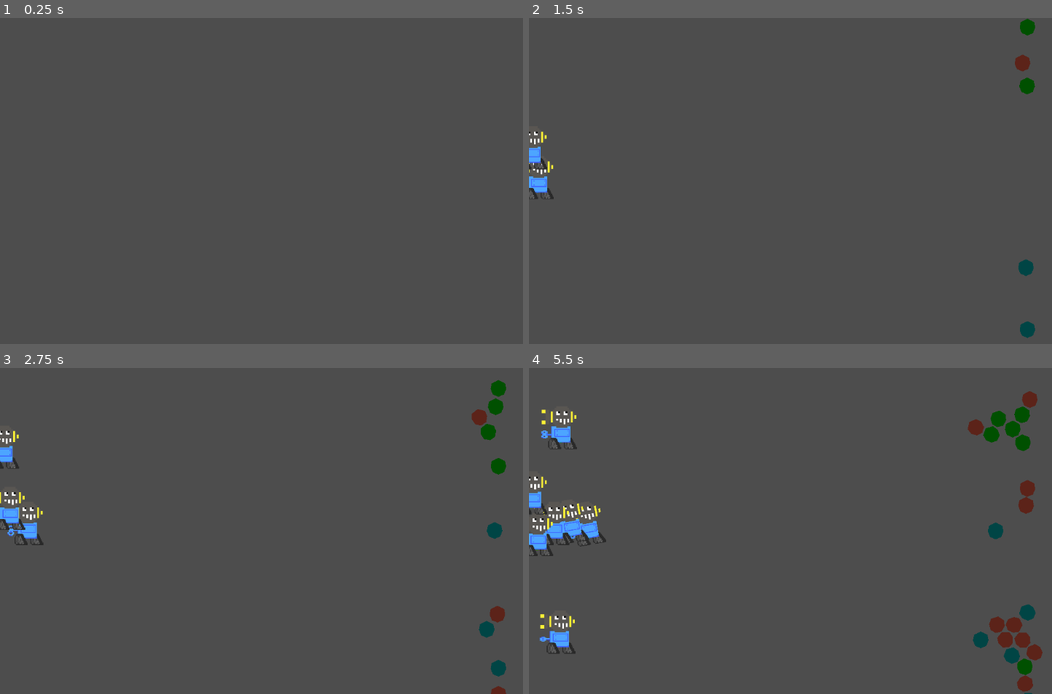
Above: before the commit, frames 1-4 (two rows, left to right).
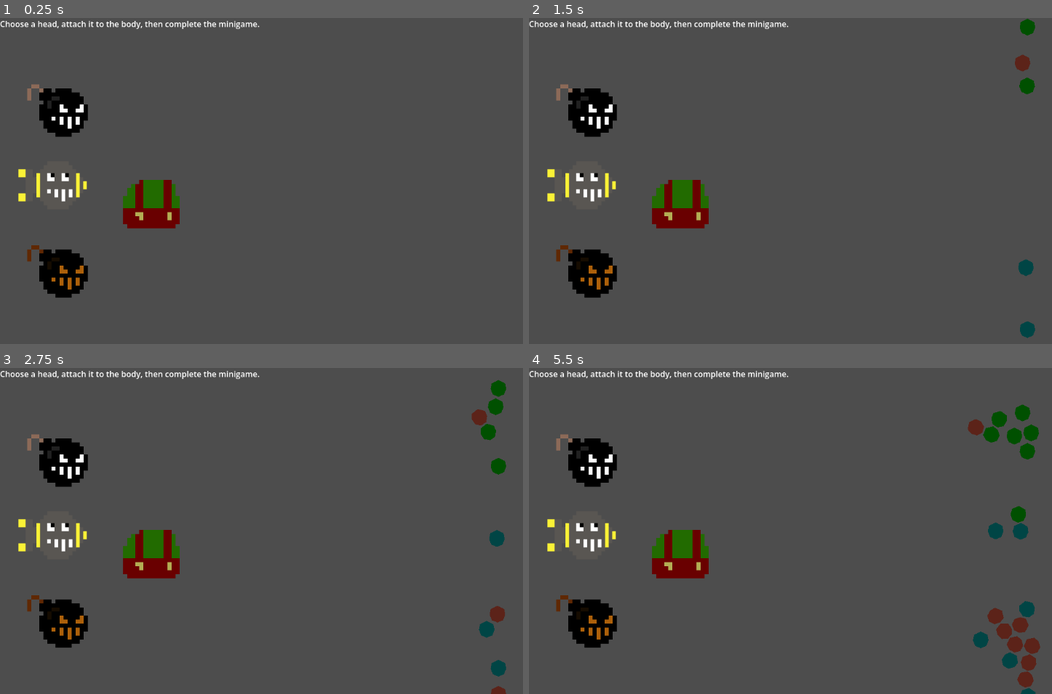
Above: after the commit, the same moments.

Repository: EctoCandy/Toy-Making-Game
Game: Godot game, scene res://Scenes/lanes_proto_main.tscn
Same seed, same stepped clock (60 frames per second), same inputs: the game is played once before the commit and once after it.
Inputs (mouse positions are in pixels of both pictures, inside the frame that each line leads up to):
- Up to frame 1 (0.25 s): no input
- Up to frame 2 (1.5 s): tap Enter at 0.5 s; move the mouse to (947, 164) at 0.52 s; press the mouse at (947, 164) at 0.53 s; tap 1 at 0.8 s; release the mouse at (947, 164) at 1.25 s; drag from (701, 197) to (821, 73) at 1.27 s
- Up to frame 3 (2.75 s): move the mouse to (350, 459) at 2.02 s; tap 2 at 2.1 s; click (350, 459) at 2.17 s; tap 3 at 2.3 s
- Up to frame 4 (5.5 s): drag from (790, 596) to (644, 482) at 2.77 s; move the mouse to (994, 579) at 3.52 s; press the mouse at (994, 579) at 3.53 s; tap 1 at 3.8 s; release the mouse at (994, 579) at 4.25 s; drag from (644, 482) to (821, 638) at 4.27 s; move the mouse to (848, 531) at 5.02 s; tap 2 at 5.1 s; click (848, 531) at 5.17 s; tap 3 at 5.3 s

The runs differ from the first frame. In frame 1, 4.7% of the frame differs, in the area x 0-50%, y 0-86%; in frame 2, 5.1%; in frame 3, 5.6%; in frame 4, 8.2%, in the area x 0-99%, y 0-100%.

Commit message:
fixed known minigame bugs and connected lane and robot builder

Diff:
--- a/MinigameHost.gd
+++ b/MinigameHost.gd
@@ -15,6 +15,13 @@
 func _ready() -> void:
 	position = Vector2.ZERO
 	size = host_size
+
+	#keeps minigame ui above robot parts
+	z_index = 1000
+
+	#makes it so the mouse doesn't pass through the minigame windows
+	mouse_filter = Control.MOUSE_FILTER_STOP
+
 	hide()
 
 
@@ -67,6 +74,8 @@
 
 	current_minigame.position = Vector2.ZERO
 	current_minigame.size = size
+	current_minigame.z_index = 1001
+	current_minigame.mouse_filter = Control.MOUSE_FILTER_STOP
 
 	current_minigame.minigame_completed.connect(_on_current_minigame_completed)
 	current_minigame.start_minigame(context)
--- a/Scenes/lanes_proto_main.tscn
+++ b/Scenes/lanes_proto_main.tscn
@@ -2,6 +2,7 @@
 
 [ext_resource type="Script" uid="uid://47n0ywaijsjh" path="res://Scripts/main.gd" id="1_a42kk"]
 [ext_resource type="Script" uid="uid://blc4aqa28cf5k" path="res://Scripts/lane.gd" id="2_y3kjb"]
+[ext_resource type="PackedScene" uid="uid://q0gq8mno4fm" path="res://RobotBuilder.tscn" id="3_y3kjb"]
 
 [sub_resource type="RectangleShape2D" id="RectangleShape2D_3hlg8"]
 size = Vector2(1152, 204.5)
@@ -86,4 +87,6 @@
 wait_time = 0.25
 autostart = true
 
+[node name="RobotBuilder" parent="." unique_id=1119867491 instance=ExtResource("3_y3kjb")]
+
 [connection signal="timeout" from="SpawnTimer" to="." method="_on_spawn_timer_timeout"]
--- a/Scripts/lane.gd
+++ b/Scripts/lane.gd
@@ -14,13 +14,18 @@
 	]
 
 
-func spawn_unit(unit_type: PackedScene, path: String):
+func spawn_unit(unit_type: PackedScene, path: String, unit_data: Dictionary = {}) -> Node2D:
 	var new_path_follow = UNIT_PATH_FOLLOW.instantiate()
 	var new_unit = unit_type.instantiate()
 
 	# Setting up path_follow/unit pair
 	new_unit.path_follow = new_path_follow
 	new_path_follow.unit = new_unit
+
+	find_child(path).add_child(new_path_follow)
+	find_child(path).add_child(new_unit)
+
+	_apply_unit_data_to_unit(new_unit, unit_data)
 
 	find_child(path).add_child(new_path_follow)
 	find_child(path).add_child(new_unit)
@@ -33,3 +38,18 @@
 
 	spawn_position.y += randf_range(-SPAWN_RANGE, SPAWN_RANGE)
 	new_unit.global_position = spawn_position
+
+	return new_unit
+
+func _apply_unit_data_to_unit(unit: Node, unit_data: Dictionary) -> void:
+	if unit_data.is_empty():
+		return
+
+	if unit_data.has("damage"):
+		unit.set("attack_strength", unit_data["damage"])
+
+	if unit_data.has("move_speed"):
+		unit.set("mov_speed", unit_data["move_speed"] / 100.0)
+
+	if unit_data.has("health"):
+		unit.set("max_health", unit_data["health"])
--- a/Scripts/main.gd
+++ b/Scripts/main.gd
@@ -14,8 +14,10 @@
 @onready var lane_1: Area2D = $Lane1
 @onready var lane_2: Area2D = $Lane2
 @onready var lane_3: Area2D = $Lane3
+@onready var robot_builder: Node2D = $RobotBuilder
 
 var lane_dict := {}
+var selected_lane := 1
 
 
 func _ready() -> void:
@@ -25,14 +27,32 @@
 		3 : lane_3,
 	}
 
+	robot_builder.robot_completed.connect(_on_robot_completed)
+
+	print("Selected lane: ", selected_lane)
 
 func _input(event: InputEvent) -> void:
+	if has_node("RobotBuilder/MinigameHost"):
+		if $RobotBuilder/MinigameHost.visible:
+			return
+
 	if event.is_action_pressed("left_click"):
-		var interactible_element = raycast_check_for_interractibles()
+		var clicked_lane = raycast_check_for_interractibles()
 
-		if not interactible_element == null:
-			interactible_element.spawn_unit(BASIC_PLAYER_UNIT,"PlayerUnitPath")
+		if clicked_lane != null:
+			selected_lane = _get_lane_number(clicked_lane)
+			print("Selected lane: ", selected_lane)
 
+	if event is InputEventKey and event.pressed:
+		if event.keycode ==  KEY_1:
+			selected_lane = 1
+			print("Selected Lane: 1" )
+		elif event.keycode ==  KEY_2:
+			selected_lane = 2
+			print("Selected Lane: 2" )
+		elif event.keycode ==  KEY_3:
+			selected_lane = 3
+			print("Selected Lane: 3" )
 
 func raycast_check_for_interractibles():
 	## This function returns the node that mouse hovers over and its
@@ -49,6 +69,26 @@
 		return result[0].collider
 	return null
 
+func _get_lane_number(lane: Area2D) -> int:
+	if lane == lane_1:
+		return 1
+	elif lane == lane_2:
+		return 2
+	elif lane == lane_3:
+		return 3
+
+	return selected_lane
+
+
+func _on_robot_completed(unit_data: Dictionary) -> void:
+	print("Robot finished from builder:")
+	print(unit_data)
+
+	var lane = lane_dict[selected_lane]
+
+	# For now, every built robot uses the same basic player unit scene.
+	# The unit_data controls its stats.
+	lane.spawn_unit(BASIC_PLAYER_UNIT, "PlayerUnitPath", unit_data)
 
 func _on_spawn_timer_timeout() -> void:
 	var rand_lane = randi_range(1, 3) # temporary
--- a/robot_builder.gd
+++ b/robot_builder.gd
@@ -62,6 +62,7 @@
 			var head := child as Sprite2D
 
 			head.centered = true
+			head.z_index = 1
 			head_parts.append(head)
 			starting_positions[head] = head.global_position
 
